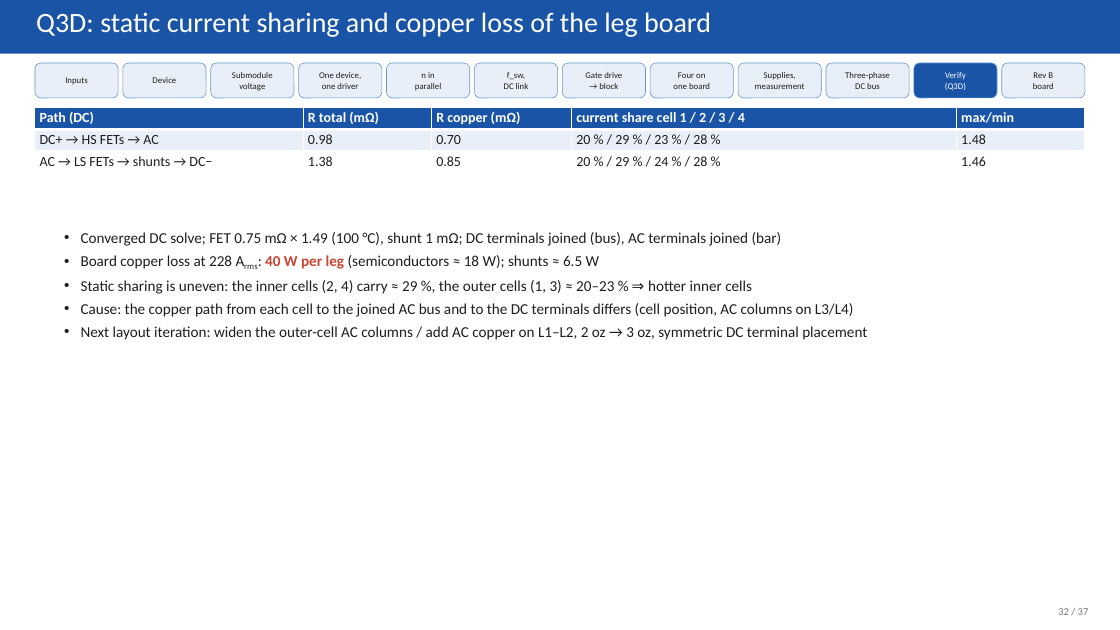
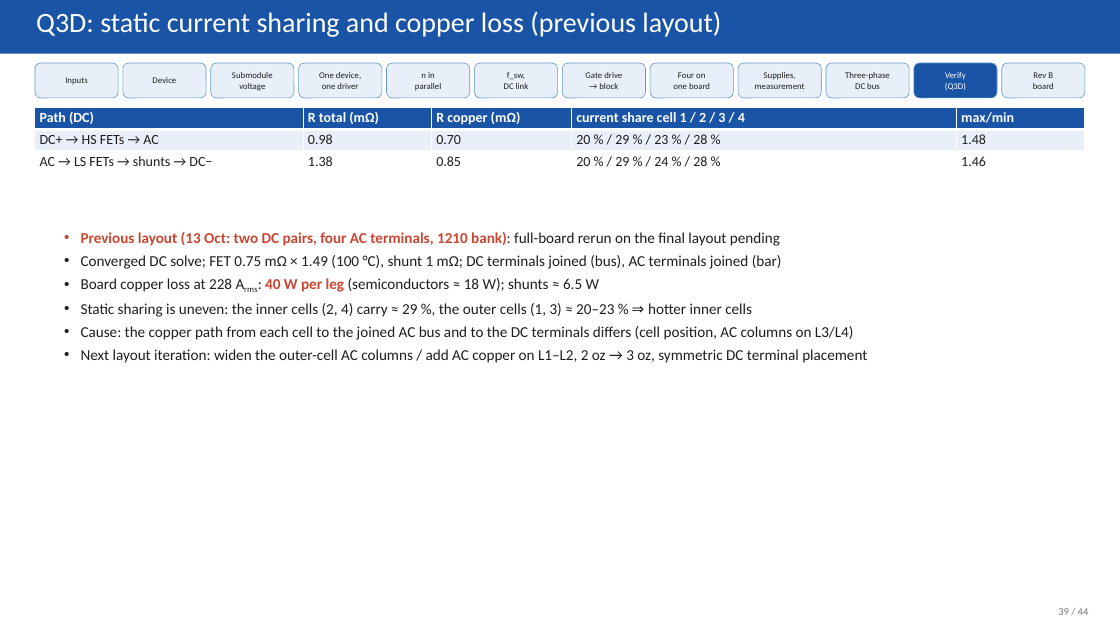
Before and after one commit to EnesAyaz/KTH, a slide deck: slide 39 of PCB-Design/reports/slides/spb_revb_design_flow.pptx (slide 32 before the commit). Drawn at 1120x630 pixels with LibreOffice and Linux fonts; fonts in the diff are those of the drawing. Boxes give left, top, right and bottom in pixels: in the first picture for what was removed or moved away, otherwise in the second. Text is boxed around its words. In the diff, an @@ line names an element or a change of style, - is before the commit and + after.

Commit message:
Rev B: 3D models for every part, board STEP, design-flow deck with final loop results
- make_3d_models_revb.py: box models (STEP + VRML) for 2EDF7275K, PMK UFCS, TDK 2220 (2.8 mm),
  WE-CNSW 1206, M6 AC bolt + Cu bar, LAM 4 + spreader; parts with project models move to spb_fab
- board STEP export (fab/spb-bb-revb.step); DRC 0/0/0, schematic = PCB
- render_3d_revb.py: 3D views for the deck from the KiCad models
- deck (44 slides): Rev B bypass figure, 3D slides, fast-loop Q3D results (0.69 nH with shunt,
  0.41 nH without, cells symmetric), shunt study, symmetry cause/fix; old full-board/busbar Q3D marked

```diff
--- a/PCB-Design/reports/slides/spb_revb_design_flow.pptx
+++ b/PCB-Design/reports/slides/spb_revb_design_flow.pptx
@@ text at bbox=[36, 11, 721, 37]: text changed @@
-Q3D: static current sharing and copper loss of the leg board
+Q3D: static current sharing and copper loss (previous layout)
@@ text at bbox=[81, 232, 780, 246]: paragraph added @@
+• Previous layout (13 Oct: two DC pairs, four AC terminals, 1210 bank): full-board rerun on the final layout pending
@@ text at bbox=[1058, 608, 1089, 615]: text changed @@
-32 / 37
+39 / 44
```
Also in this commit, not shown: 34 other slides changed, 7 slides added, 44 other files.
